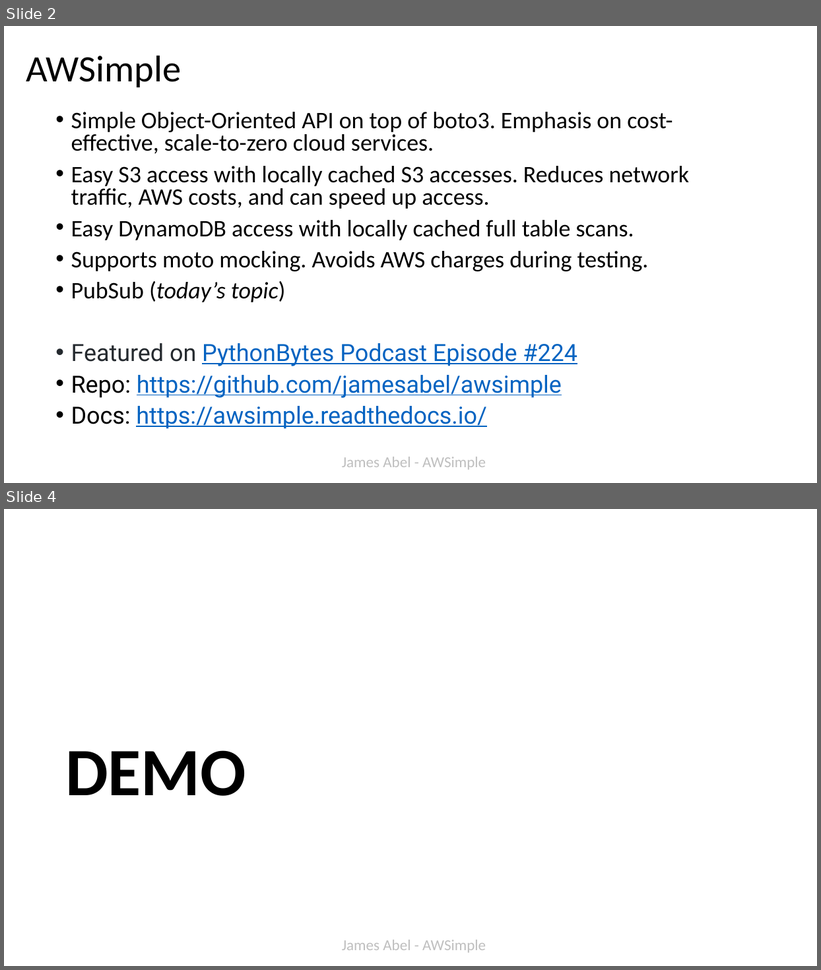
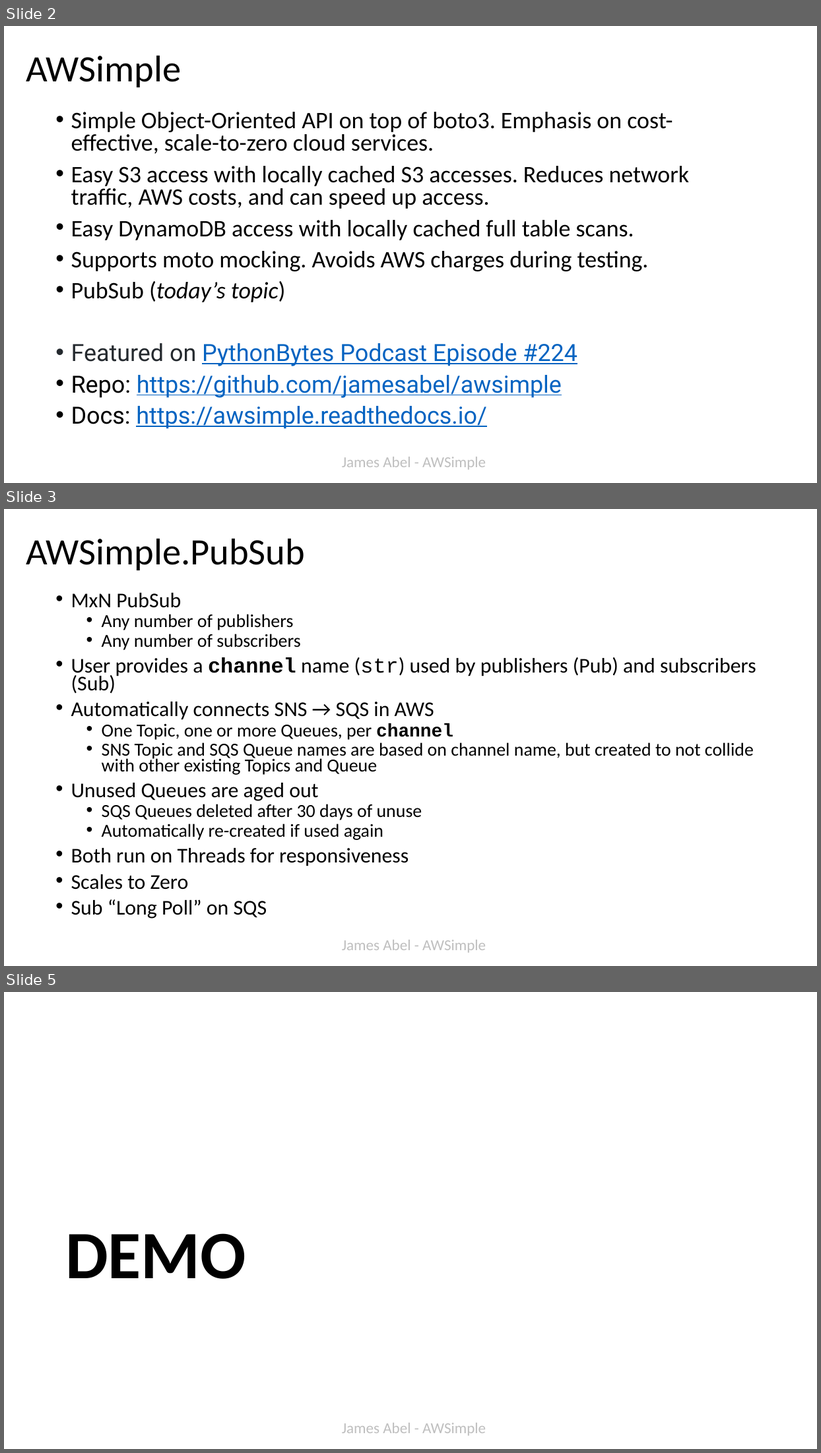
Before and after one commit to jamesabel/awsimple, a slide deck: doc/awsimple_pubsub_sf_python_1_26.pptx. Shown one above the other, each under a label of ours: slides 2 and 4 before the commit, slides 2, 3 and 5 after it; the slides between them are not shown. The pictures are 821x970 and 821x1453 pixels, drawn with LibreOffice and Linux fonts; fonts in the diff are those of the drawing. Boxes give left, top, right and bottom in pixels: in the first picture for what was removed or moved away, otherwise in the second. Text is boxed around its words. In the diff, an @@ line names an element or a change of style, - is before the commit and + after.

```diff
--- a/doc/awsimple_pubsub_sf_python_1_26.pptx
+++ b/doc/awsimple_pubsub_sf_python_1_26.pptx
@@ slide 3 added at (4, 509, 817, 966), background #FFFFFF; not listed: 1 template element that a slide beside it also shows @@
@@ title added at (26, 538, 305, 570), 44 pt, text #000000 @@
+AWSimple.PubSub
@@ text added at (71, 593, 756, 919), 21.7 pt, text #000000 @@
+• MxN PubSub
+  • Any number of publishers
+  • Any number of subscribers
+• User provides a channel name (str) used by publishers (Pub) and subscribers (Sub)
+• Automatically connects SNS → SQS in AWS
+  • One Topic, one or more Queues, per channel
+  • SNS Topic and SQS Queue names are based on channel name, but created to not collide with other existing Topics and Queue
+• Unused Queues are aged out
+  • SQS Queues deleted after 30 days of unuse
+  • Automatically re-created if used again
+• Both run on Threads for responsiveness
+• Scales to Zero
+• Sub “Long Poll” on SQS
@@ what was slide 4 is now slide 5 @@
```
Also in this commit, not shown: 1 slide changed, 1 other file.
